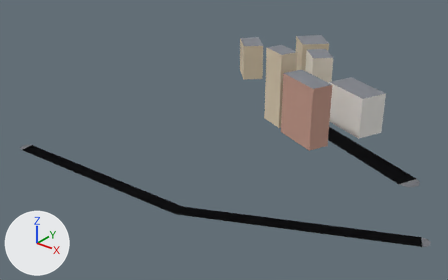
The glTF model apps/client/public/cities/moscow_synth/tiles/1_3.glb as it was, and as the next commit left it.
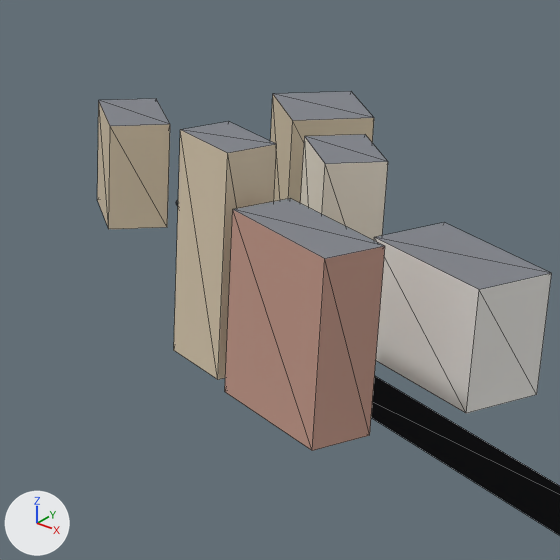
Each version appears first whole from a camera (50 mm lens) standing at (552.0, -1171.0, 168.0) and looking at (342.0, -908.0, 5.0), and next in a close-up on the part from 47% to 87% of the width and 2% to 66% of the height. Lighting does not change. The marker at lower left points along +X, +Y and +Z. The older version's two pictures come first. The close-ups show mesh edges as thin lines. Vertices at exactly the same position are counted once.

Before the edit, the objects in view are built like this:
```python
me_mesh_0 = bpy.data.meshes.new('Mesh_0')
me_mesh_0.from_pydata(...)  # 104 vertices, 108 faces; spans x 246.0..479.0, y -986.0..-770.0, z 0.0..49.0
# faces by material slot: [48, 48, 12]
me_mesh_0.materials.append(mat_road)
me_mesh_0.materials.append(mat_facade)
me_mesh_0.materials.append(mat_roof)
ob_mesh_0 = bpy.data.objects.new('Mesh_0', me_mesh_0)
ob_mesh_0.location = (0.0, 0.0, 0.0)
```
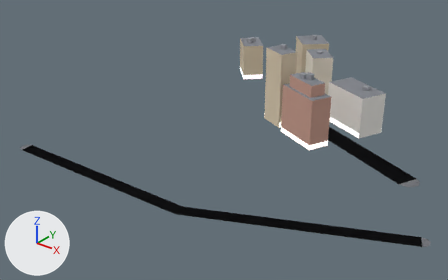
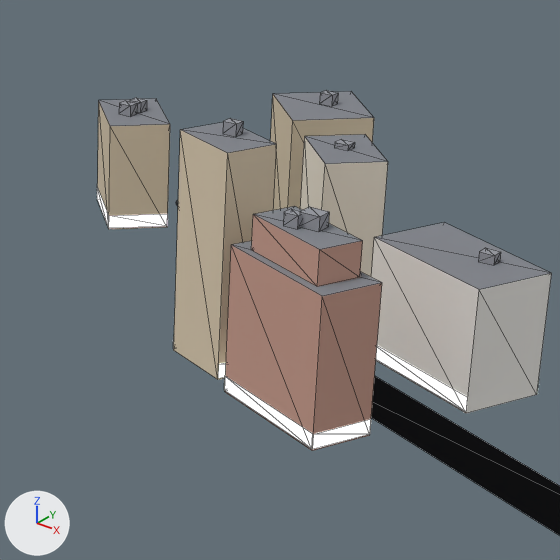
Changed parts and their boxes [x1, y1, x2, y2] in the close-ups (560 x 560 px):
'Mesh_0', reshaped
    before: [97, 91, 560, 535]
    after: [97, 90, 560, 535]
part 1 of me_mesh_0, added (beige)
    after: [251, 206, 363, 287]
part 2 of me_mesh_0, added
    after: [319, 90, 338, 106]
part 3 of me_mesh_0, added
    after: [223, 118, 243, 137]
part 4 of me_mesh_0, added
    after: [478, 248, 501, 265]
part 5 of me_mesh_0, added
    after: [283, 209, 302, 229]
part 6 of me_mesh_0, cut back
    before: [233, 198, 384, 259]
    after: [97, 98, 539, 449]
part 7 of me_mesh_0, added
    after: [334, 139, 355, 151]

The change, as a list of edits to the scene's bpy script:
```text
Add mat_shop:
    mat_shop = bpy.data.materials.new('shop')
    mat_shop.use_nodes = True; mat_shop.node_tree.nodes.clear()
    _N = mat_shop.node_tree.nodes; _L = mat_shop.node_tree.links
    n0 = _N.new('ShaderNodeBsdfPrincipled'); n0.name = 'Principled BSDF'
    n0.inputs[28].default_value = 1.0  # 'Emission Strength'
    n1 = _N.new('ShaderNodeOutputMaterial'); n1.name = 'Material Output'
    n2 = _N.new('ShaderNodeVertexColor'); n2.name = 'Color Attribute'
    _L.new(n0.outputs[0], n1.inputs[0])  # 'BSDF' to 'Surface'
    _L.new(n2.outputs[0], n0.inputs[0])  # 'Color' to 'Base Color'
Change me_mesh_0:
    used by ob_mesh_0; location = (0.0, 0.0, 0.0)
    remove me_mesh_0.from_pydata(...)  # 104 vertices, 108 faces; spans x 246.0..479.0, y -986.0..-770.0, z 0.0..49.0
    add me_mesh_0.from_pydata(...)  # 236 vertices, 228 faces; spans x 246.0..479.0, y -986.0..-770.0, z 0.0..52.0
    me_mesh_0 part 1: the loose piece of 8 vertices spanning x 357.0..390.0, y -880.0..-855.0, z 0.0..39.0 is copied, and the copy is scaled about its middle by (0.72, 0.72, 0.188), then moved by (0.0, 0.0, 16.0); it spans x 361.0..385.0, y -876.0..-859.0, z 32.0..39.0
    me_mesh_0 part 2: the loose piece of 8 vertices spanning x 336.0..357.0, y -864.0..-847.0, z 0.0..49.0 is copied, and the copy is scaled about its middle by (-0.19, 0.175, 0.0534), then moved by (-18.0, 70.0, 13.0), in mat_roof; it spans x 327.0..330.0, y -787.0..-784.0, z 36.0..39.0
    me_mesh_0 part 3: the loose piece of 8 vertices spanning x 336.0..357.0, y -864.0..-847.0, z 0.0..49.0 is copied, and the copy is scaled about its middle by (-0.181, 0.167, 0.0553), then moved by (0.0, 2.0, 26.0), in mat_roof; it spans x 345.0..348.0, y -854.0..-852.0, z 49.0..52.0
    me_mesh_0 part 4: the loose piece of 8 vertices spanning x 369.0..407.0, y -846.0..-817.0, z 0.0..27.0 is copied, and the copy is scaled about its middle by (-0.105, 0.102, 0.08), then moved by (6.0, 0.0, 14.0), in mat_roof; it spans x 393.0..396.0, y -833.0..-830.0, z 27.0..29.0
    me_mesh_0 part 5: the loose piece of 8 vertices spanning x 336.0..357.0, y -864.0..-847.0, z 0.0..49.0 is copied, and the copy is scaled about its middle by (-0.184, 0.171, 0.0554), then moved by (24.0, -13.0, 16.0), in mat_roof; it spans x 369.0..372.0, y -870.0..-867.0, z 39.0..42.0
    me_mesh_0 part 6
    4 vertices in x 357.0..390.0, y -880.0..-855.0, z 39.0 move by (0.0, 0.0, -7.0)
    42 vertices are added at x 265.0..407.0, y -880.0..-773.0, z 0.0..42.0
    30 new vertices lie (0.0, 0.0, 4.0) away from vertices in x 265.0..407.0, y -880.0..-773.0, z 0.0
    12 new vertices lie (4.0, 0.0, 0.0) away from vertices in x 276.0..372.0, y -868.0..-790.0, z 27.0..42.0
    30 new faces join them, mat_roof
    30 new faces join them, mat_shop
    me_mesh_0 part 7
    8 vertices are added at x 347.0..350.0, y -813.0..-811.0, z 36.0..38.0
    10 new faces join them, mat_roof
    add me_mesh_0.materials.append(mat_shop)
```
